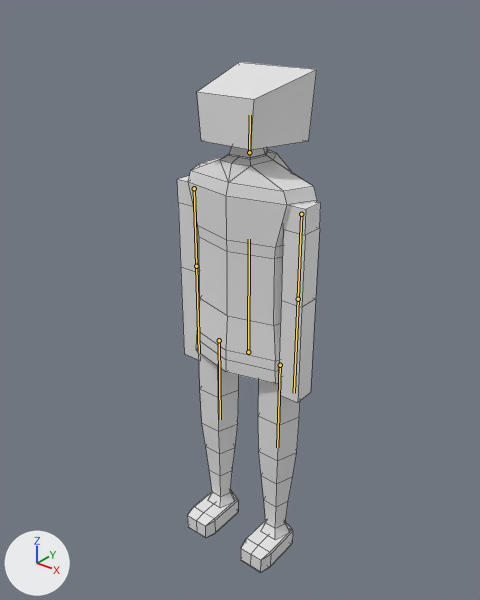
One commit to the FBX model assets/Player.fbx: the scene before it, then after it.
Both versions are drawn from a 50 mm lens placed at (32.0, -41.2, 51.5), pointed at (-0.6, -0.5, 26.2). The axes (+X, +Y, +Z) are drawn at lower left. The lights are the same throughout. The bones that change are drawn over the model as lines. Mesh edges are drawn as thin lines.

The first picture shows 'RIG_ARM', 'RIG_ARM2', 'RIG_HEAD', 'RIG_LEG', 'RIG_LEG2', 'RIG_TORSO'.
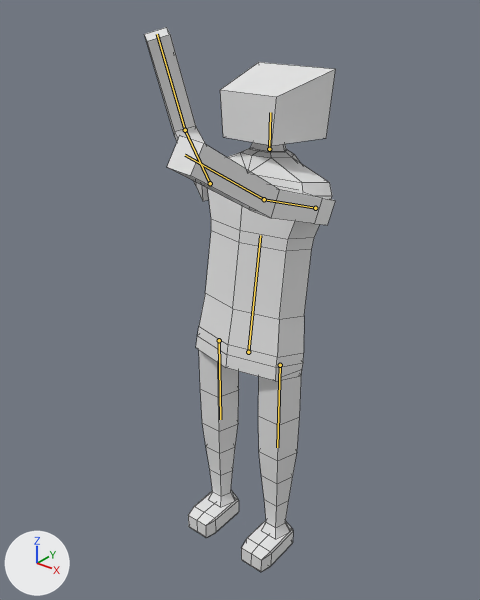
The newer file adds an action. The first version stands in its rest pose; the second is drawn at frame 20 of the action 'Armature|Throwing Loop.001'.

Boxes (x1, y1, x2, y2) around the edits, measured in the pictures (480 x 600 px):
'RIG_TORSO', posed
    before: (188, 150, 317, 384)
    after: (196, 148, 332, 381)
'RIG_ARM', posed (284% wider, 55% shorter)
    before: (278, 202, 321, 403)
    after: (167, 136, 335, 225)
'RIG_HEAD', posed (7% shorter)
    before: (197, 62, 317, 158)
    after: (220, 62, 336, 151)
'RIG_LEG', posed
    before: (241, 380, 300, 572)
    after: (241, 376, 301, 572)
'RIG_ARM2', posed
    before: (177, 175, 200, 360)
    after: (144, 27, 209, 201)
'RIG_LEG2', posed
    before: (188, 353, 239, 538)
    after: (188, 350, 239, 538)
bone 'Bone1', root to tip
    before: (248, 352) to (249, 239)
    after: (248, 352) to (260, 235)
bone 'Bone2', root to tip
    before: (301, 214) to (298, 299)
    after: (315, 208) to (264, 199)
bone 'Bone2.2', root to tip
    before: (298, 299) to (294, 393)
    after: (264, 199) to (185, 155)
bone 'Bone3', root to tip
    before: (194, 188) to (196, 266)
    after: (210, 183) to (185, 130)
bone 'Bone3.2', root to tip
    before: (196, 266) to (199, 353)
    after: (185, 130) to (157, 34)
bone 'Bone4.2', root to tip
    before: (249, 152) to (250, 115)
    after: (269, 149) to (270, 112)

The edits, one by one:
Bone 'Bone1' (bone_bone1) turns from (0, 0, 0) to (-8, 0, 0) degrees about its own x, y and z.
Bone 'Bone2' (bone_bone2) moves from (0.0, 0.0, 0.0) to (0.1, 0.0, 0.0).
Bone 'Bone2' (bone_bone2) turns from (0, 0, 0) to (101, 0, -4) degrees about its own x, y and z.
Bone 'Bone2.2' (bone_bone2_2) turns from (0, 0, 0) to (11, 0, -1) degrees about its own x, y and z.
Bone 'Bone3' (bone_bone3) turns from (0, 0, 0) to (-147, -53, 29) degrees about its own x, y and z.
Bone 'Bone3.2' (bone_bone3_2) turns from (0, 0, 0) to (-72, -8, 4) degrees about its own x, y and z.
Bone 'Bone4.2' (bone_bone4_2) turns from (0, 0, 0) to (8, 0, 0) degrees about its own x, y and z.
Bone 'Bone5' (bone_bone5) turns from (0, 0, 0) to (0, 0, -9) degrees about its own x, y and z.
Bone 'Bone6' (bone_bone6) turns from (0, 0, 0) to (0, 0, -9) degrees about its own x, y and z.
